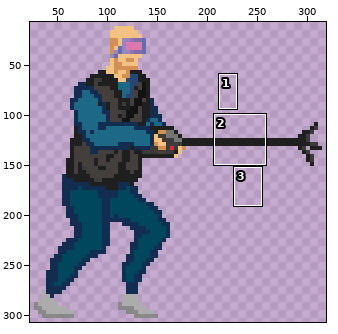
File history of a sprite sheet, анимации/мусор 2/атака/9.png. The picture above shows the old version from afar; the outline marks the close-up.
Close-up. The starting point:
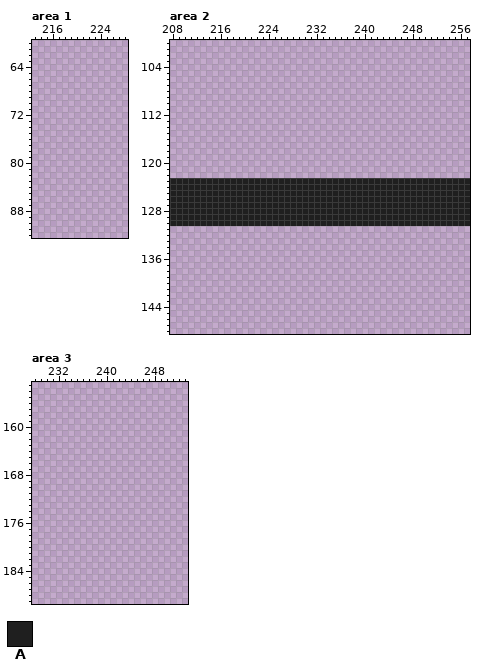
The file is 344x306 pixels. Colours within 5 levels of each other are drawn and written as one. Shown: area 1: x 213..228, y 60..92; area 2: x 208..257, y 100..148; area 3: x 228..253, y 153..189. The old version is drawn lined up with the new one, on the new canvas. The wide view leaves out empty margins.
Palette (. is transparent): A #1f1f1f
Pixels before, area 2 (only the part around the change), first column x 208:
100 ..................................................
101 ..................................................
102 ..................................................
103 ..................................................
104 ..................................................
105 ..................................................
106 ..................................................
107 ..................................................
108 ..................................................
109 ..................................................
110 ..................................................
111 ..................................................
112 ..................................................
113 ..................................................
114 ..................................................
115 ..................................................
116 ..................................................
117 ..................................................
118 ..................................................
119 ..................................................
120 ..................................................
121 ..................................................
122 ..................................................
123 AAAAAAAAAAAAAAAAAAAAAAAAAAAAAAAAAAAAAAAAAAAAAAAAAA
124 AAAAAAAAAAAAAAAAAAAAAAAAAAAAAAAAAAAAAAAAAAAAAAAAAA
125 AAAAAAAAAAAAAAAAAAAAAAAAAAAAAAAAAAAAAAAAAAAAAAAAAA
126 AAAAAAAAAAAAAAAAAAAAAAAAAAAAAAAAAAAAAAAAAAAAAAAAAA
127 AAAAAAAAAAAAAAAAAAAAAAAAAAAAAAAAAAAAAAAAAAAAAAAAAA
128 AAAAAAAAAAAAAAAAAAAAAAAAAAAAAAAAAAAAAAAAAAAAAAAAAA
129 AAAAAAAAAAAAAAAAAAAAAAAAAAAAAAAAAAAAAAAAAAAAAAAAAA
130 AAAAAAAAAAAAAAAAAAAAAAAAAAAAAAAAAAAAAAAAAAAAAAAAAA
131 ..................................................
132 ..................................................
133 ..................................................
134 ..................................................
135 ..................................................
136 ..................................................
137 ..................................................
138 ..................................................
139 ..................................................
140 ..................................................
141 ..................................................
142 ..................................................
143 ..................................................
144 ..................................................
145 ..................................................
146 ..................................................
147 ..................................................
148 ..................................................
After:
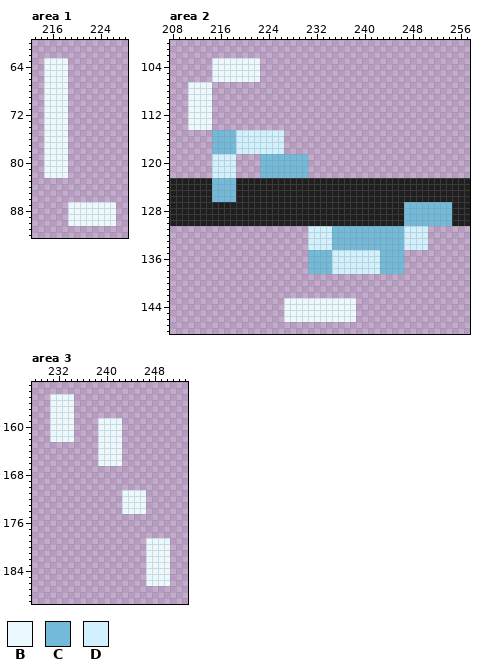
Colours new in this view: B #ebf9ff  C #73bad9  D #d1f1ff
Changes in this commit:
canvas 344x306 -> 371x312, the old top-left corner now at -9,-3 (the part of the old canvas that was cut away was empty and is not shown)
Changed rows in their new state; - is an unchanged pixel.
Area 1:
first column x 215:
63 BBBB
64 BBBB
65 BBBB
66 BBBB
67 BBBB
68 BBBB
69 BBBB
70 BBBB
71 BBBB
72 BBBB
73 BBBB
74 BBBB
75 BBBB
76 BBBB
77 BBBB
78 BBBB
79 BBBB
80 BBBB
81 BBBB
82 BBBB
first column x 219:
87 BBBBBBBB
88 BBBBBBBB
89 BBBBBBBB
90 BBBBBBBB
Area 2:
first column x 211:
103 ----BBBBBBBB--------------------------------
104 ----BBBBBBBB--------------------------------
105 ----BBBBBBBB--------------------------------
106 ----BBBBBBBB--------------------------------
107 BBBB----------------------------------------
108 BBBB----------------------------------------
109 BBBB----------------------------------------
110 BBBB----------------------------------------
111 BBBB----------------------------------------
112 BBBB----------------------------------------
113 BBBB----------------------------------------
114 BBBB----------------------------------------
115 ----CCCCDDDDDDDD----------------------------
116 ----CCCCDDDDDDDD----------------------------
117 ----CCCCDDDDDDDD----------------------------
118 ----CCCCDDDDDDDD----------------------------
119 ----DDDD----CCCCCCCC------------------------
120 ----DDDD----CCCCCCCC------------------------
121 ----DDDD----CCCCCCCC------------------------
122 ----DDDD----CCCCCCCC------------------------
123 ----CCCC------------------------------------
124 ----CCCC------------------------------------
125 ----CCCC------------------------------------
126 ----CCCC------------------------------------
127 ------------------------------------CCCCCCCC
128 ------------------------------------CCCCCCCC
129 ------------------------------------CCCCCCCC
130 ------------------------------------CCCCCCCC
131 --------------------DDDDCCCCCCCCCCCCDDDD----
132 --------------------DDDDCCCCCCCCCCCCDDDD----
133 --------------------DDDDCCCCCCCCCCCCDDDD----
134 --------------------DDDDCCCCCCCCCCCCDDDD----
135 --------------------CCCCDDDDDDDDCCCC--------
136 --------------------CCCCDDDDDDDDCCCC--------
137 --------------------CCCCDDDDDDDDCCCC--------
138 --------------------CCCCDDDDDDDDCCCC--------
first column x 227:
143 BBBBBBBBBBBB
144 BBBBBBBBBBBB
145 BBBBBBBBBBBB
146 BBBBBBBBBBBB
Area 3:
first column x 231:
155 BBBB--------
156 BBBB--------
157 BBBB--------
158 BBBB--------
159 BBBB----BBBB
160 BBBB----BBBB
161 BBBB----BBBB
162 BBBB----BBBB
163 --------BBBB
164 --------BBBB
165 --------BBBB
166 --------BBBB
first column x 243:
171 BBBB
172 BBBB
173 BBBB
174 BBBB
first column x 247:
179 BBBB
180 BBBB
181 BBBB
182 BBBB
183 BBBB
184 BBBB
185 BBBB
186 BBBB
